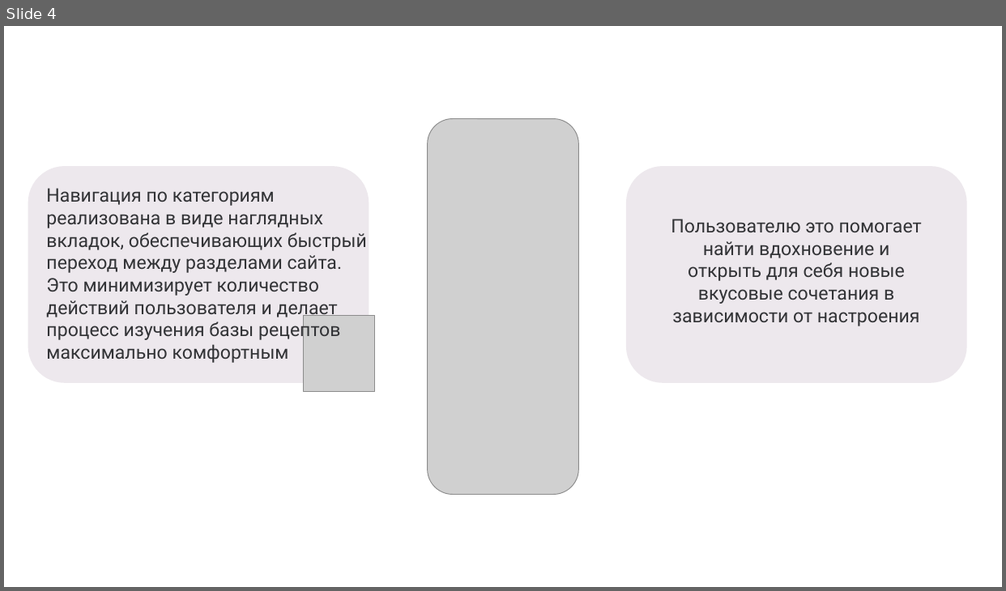
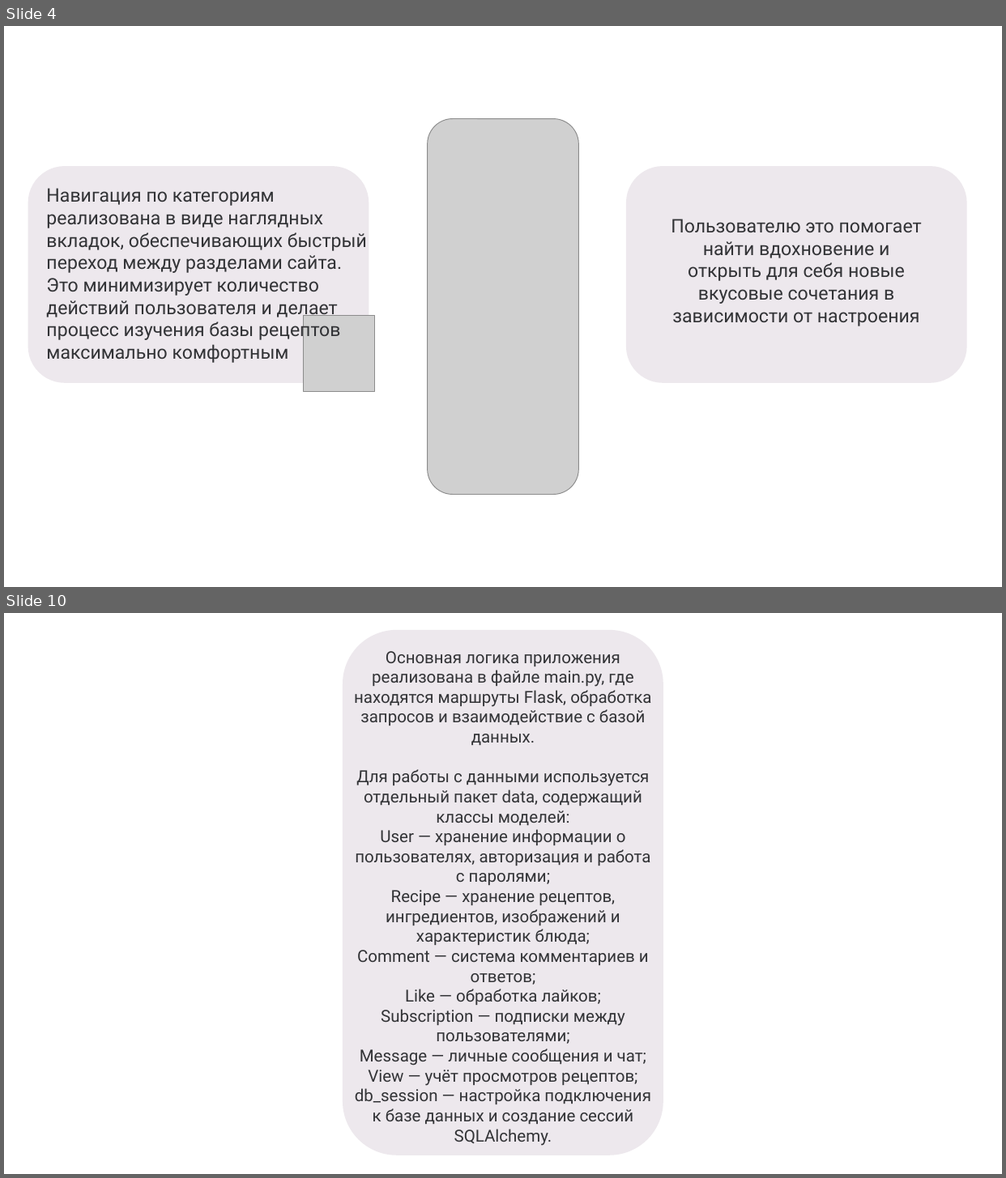
Before and after one commit to alinabobob/cibo, a slide deck: ProtectionProject/presentation/Presentation.pptx. Shown one above the other, each under a label of ours: slide 4 before the commit, slides 4 and 10 after it; the slides between them are not shown. The pictures are 1006x591 and 1006x1178 pixels, drawn with LibreOffice and Linux fonts; fonts in the diff are those of the drawing; grey boxes stand for pictures. Boxes give left, top, right and bottom in pixels: in the first picture for what was removed or moved away, otherwise in the second. Text is boxed around its words. In the diff, an @@ line names an element or a change of style, - is before the commit and + after.

```diff
--- a/ProtectionProject/presentation/Presentation.pptx
+++ b/ProtectionProject/presentation/Presentation.pptx
@@ slide 10 added at <box>4,613,1002,1174</box>, background #FFFFFF @@
@@ rounded rectangle added at <box>343,631,662,1155</box>, fill #EDE8ED, outline #EDE8ED 1.5 pt @@
@@ text added at <box>354,651,651,1146</box>, 16 pt, text #323336 @@
+Основная логика приложения реализована в файле main.py, где находятся маршруты Flask, обработка запросов и взаимодействие с базой данных.
+Для работы с данными используется отдельный пакет data, содержащий классы моделей:
+User — хранение информации о пользователях, авторизация и работа с паролями;
+Recipe — хранение рецептов, ингредиентов, изображений и характеристик блюда;
+Comment — система комментариев и ответов;
+Like — обработка лайков;
+Subscription — подписки между пользователями;
+Message — личные сообщения и чат;
+View — учёт просмотров рецептов;
+db_session — настройка подключения к базе данных и создание сессий SQLAlchemy.
```
Also in this commit, not shown: 1 slide changed, 7 other slides added, 12 other files.
